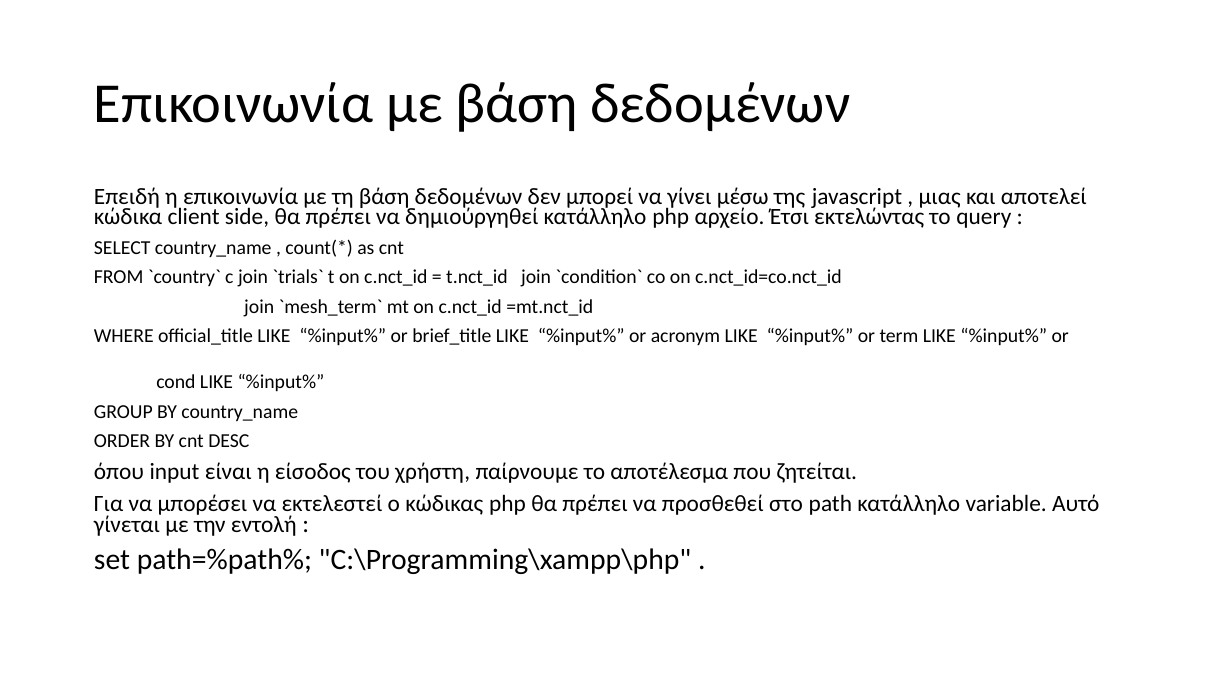
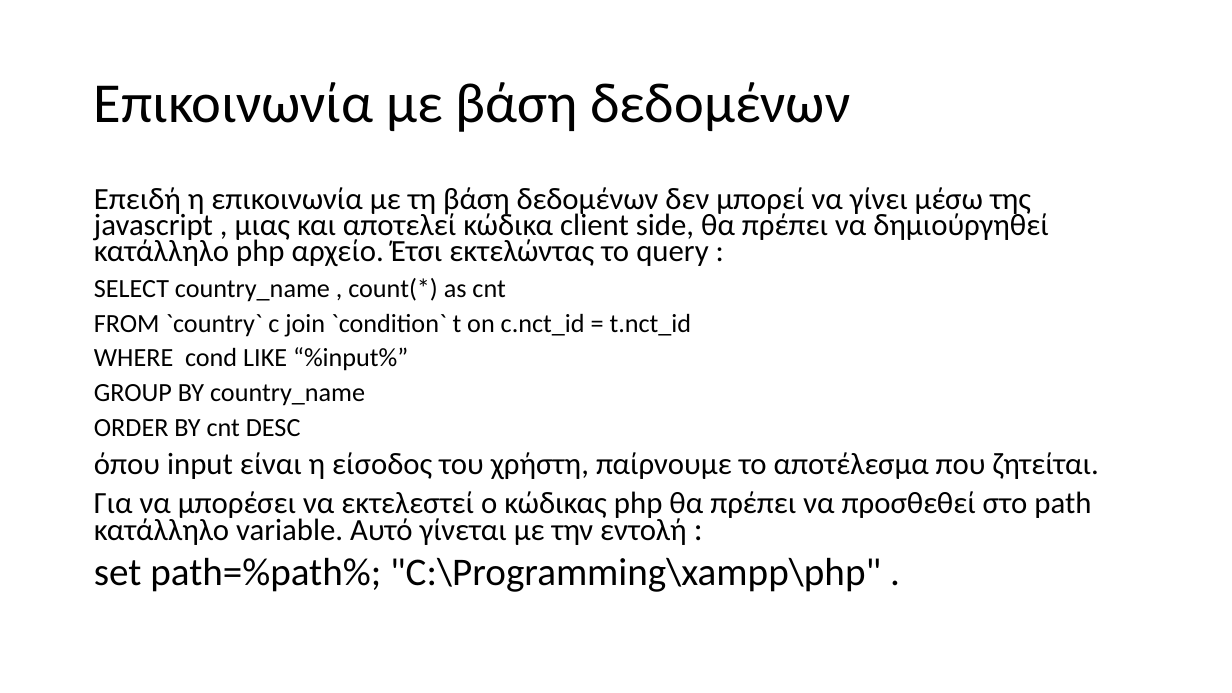
Before and after one commit to el17408/appathon-project, a slide deck: slide 5 of documentation/IaA_Project_Ρούσσης_Δημήτριος_el17408.pptx. Drawn at 1232x693 pixels with LibreOffice and Linux fonts; fonts in the diff are those of the drawing. Boxes give left, top, right and bottom in pixels: in the first picture for what was removed or moved away, otherwise in the second. Text is boxed around its words. In the diff, an @@ line names an element or a change of style, - is before the commit and + after.

Commit message:
changed db schema, query and presentation

```diff
--- a/documentation/IaA_Project_Ρούσσης_Δημήτριος_el17408.pptx
+++ b/documentation/IaA_Project_Ρούσσης_Δημήτριος_el17408.pptx
@@ text at (94,187,1099,592): size 18.2 to 24.1 pt in "Επειδή η επικοινωνία με τη βάση δεδομένων ...", "όπου input είναι η είσοδος του χρήστη, ...", "Για να μπορέσει να εκτελεστεί ο κώδικας ..."; size 15.4 to 20.4 pt in "SELECT country_name , count(*) as cnt", "GROUP BY country_name", "ORDER BY cnt DESC"; size 19.6 to 25.9 pt in ":"; size 23.1 to 30.5 pt in "set path=%path%; "C:\Programming\xampp\php" ." @@
@@ text at (94,313,692,371): text changed; size 15.4 to 20.4 pt @@
-FROM `country` c join `trials` t on c.nct_id = t.nct_id join `condition` co on c.nct_id=co.nct_id
-join `mesh_term` mt on c.nct_id =mt.nct_id
-WHERE official_title LIKE “%input%” or brief_title LIKE “%input%” or acronym LIKE “%input%” or term LIKE “%input%” or
-cond LIKE “%input%”
+FROM `country` c join `condition` t on c.nct_id = t.nct_id
+WHERE cond LIKE “%input%”
```
Also in this commit, not shown: 3 other slides changed, 2 other files.
